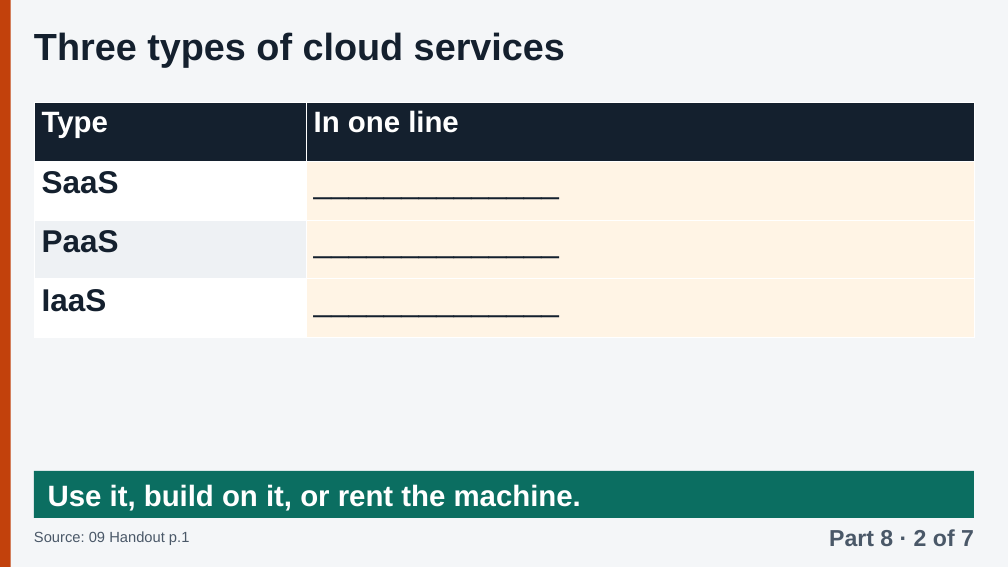
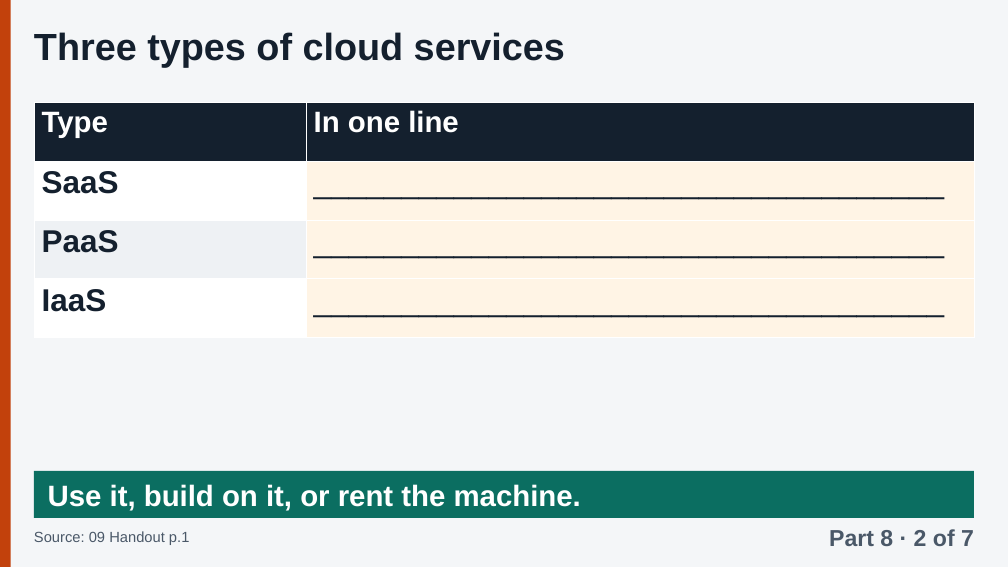
Before and after one commit to Tiredicey/ADBS, a slide deck: slide 86 of 02_GROUP_DECK/ADBS_GROUP_DECK.pptx (slide 89 before the commit). Drawn at 1008x567 pixels with LibreOffice and Linux fonts; fonts in the diff are those of the drawing. Boxes give left, top, right and bottom in pixels: in the first picture for what was removed or moved away, otherwise in the second. Text is boxed around its words. In the diff, an @@ line names an element or a change of style, - is before the commit and + after.

Commit message:
Keep the user's deck edits (no video, no SQL table slide, no References); remove all name/date blanks; blanks sized to their column

```diff
--- a/02_GROUP_DECK/ADBS_GROUP_DECK.pptx
+++ b/02_GROUP_DECK/ADBS_GROUP_DECK.pptx
@@ table at <box>34,102,974,338</box> @@
-row 2, column 2: ______________
+row 2, column 2: ____________________________________
-row 3, column 2: ______________
+row 3, column 2: ____________________________________
-row 4, column 2: ______________
+row 4, column 2: ____________________________________
```
Also in this commit, not shown: 32 other slides changed, 4 slides removed, 3 other files.
